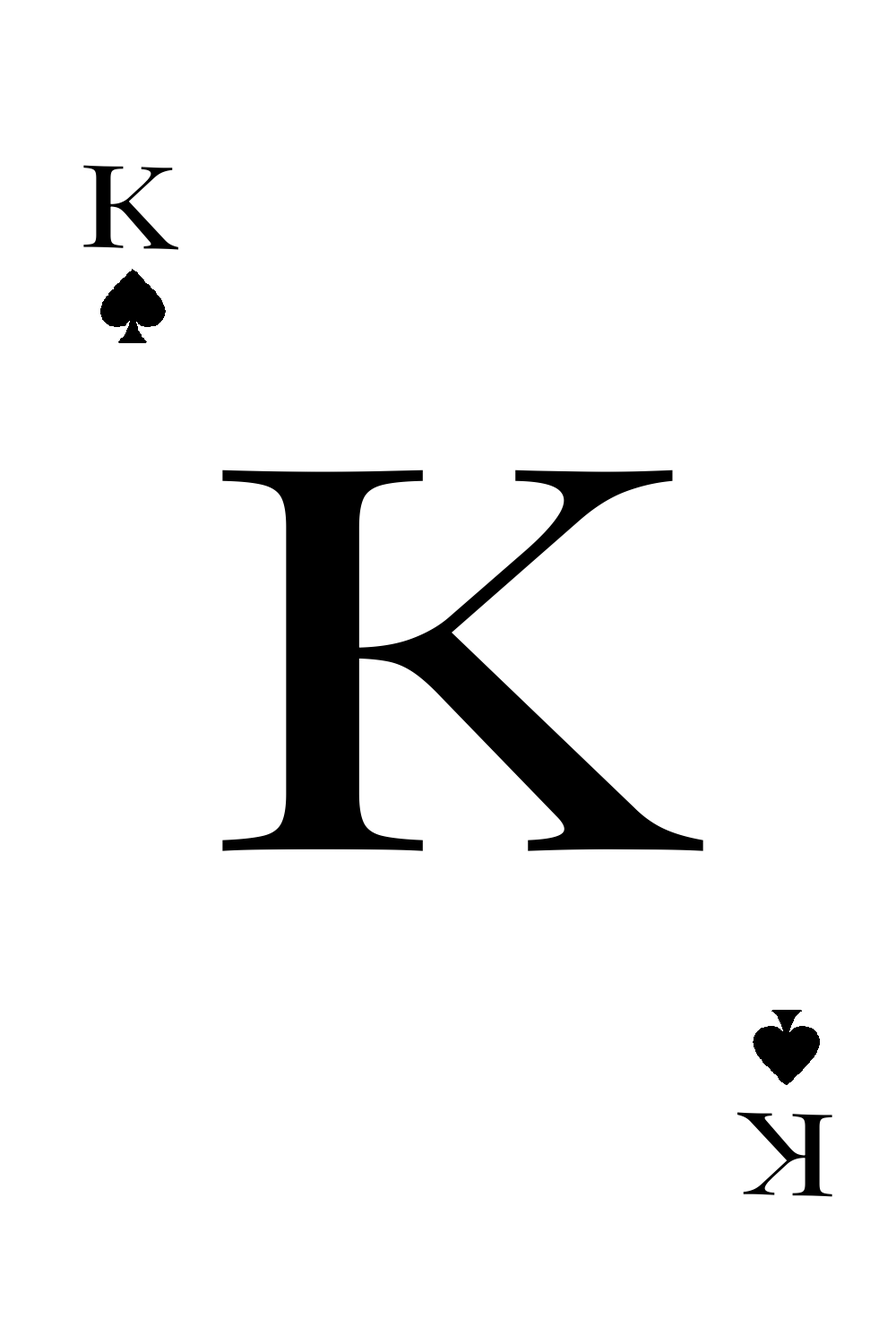
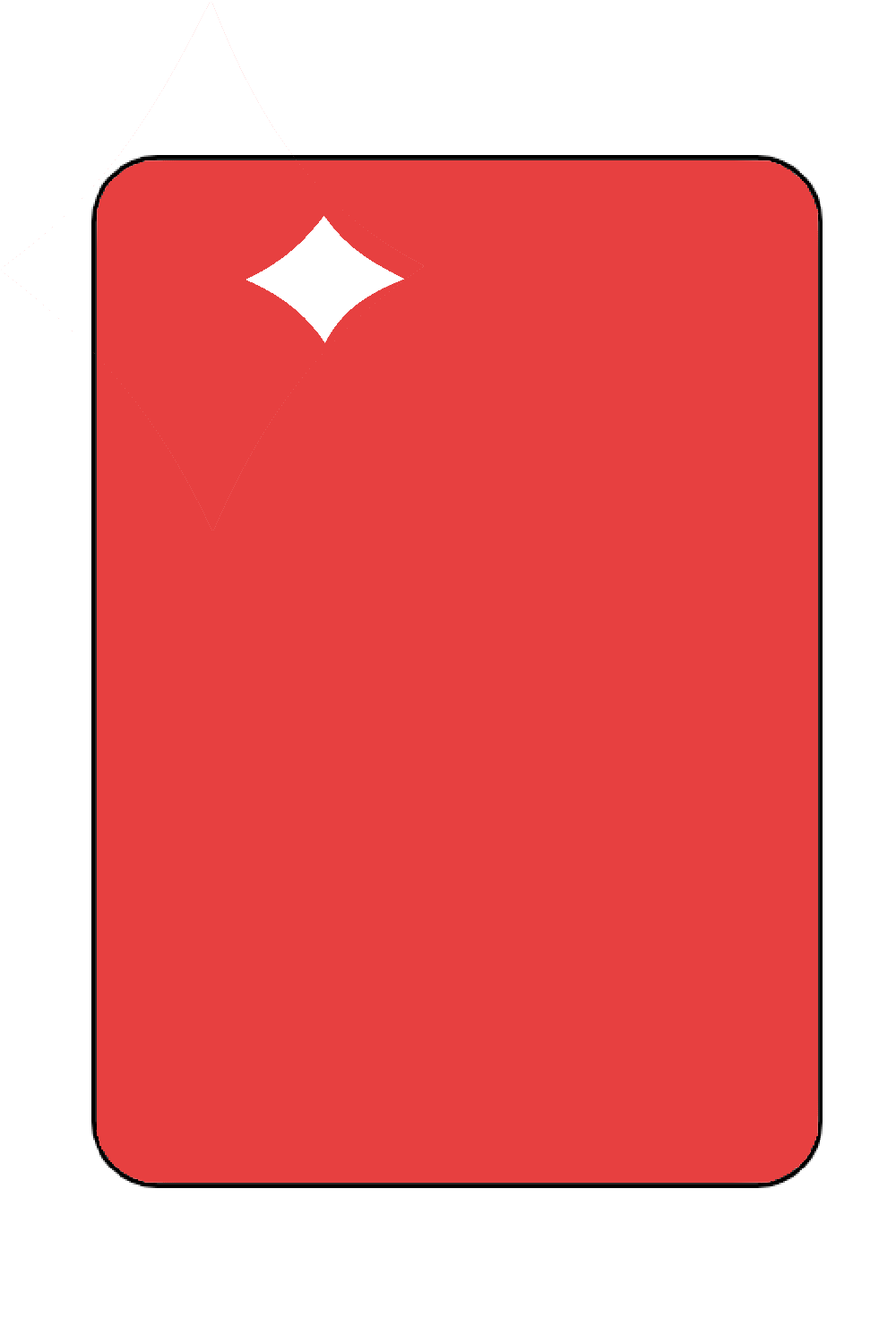
Before/after of a 896×1344 layered artwork. What changed in the layer stack:
hid "Copy of R (1).png" over [745, 974, 823, 1090]
hid "R (1).png" (1st of 3) over [57, 229, 172, 344]
added layer "R.png" above "R (1).png" over [0, 1, 459, 574]
added layer "R (1).png" (2nd of 3) above "R (1).png" over [57, 114, 833, 1197]
added layer "R (1).png" (3rd of 3) above "White Background" over [57, 114, 833, 1197]
painted on "White Background" over [57, 114, 833, 1197]
